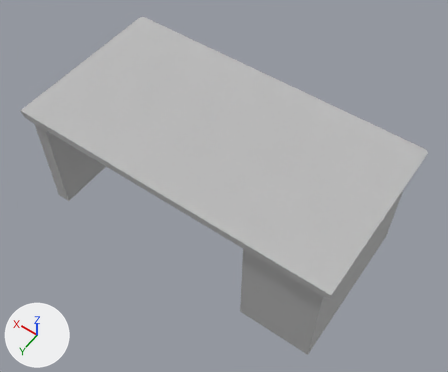
Before and after pictures for a commit that changed the OBJ model Cycle 2/Assets/Models/Desk NEW.obj.
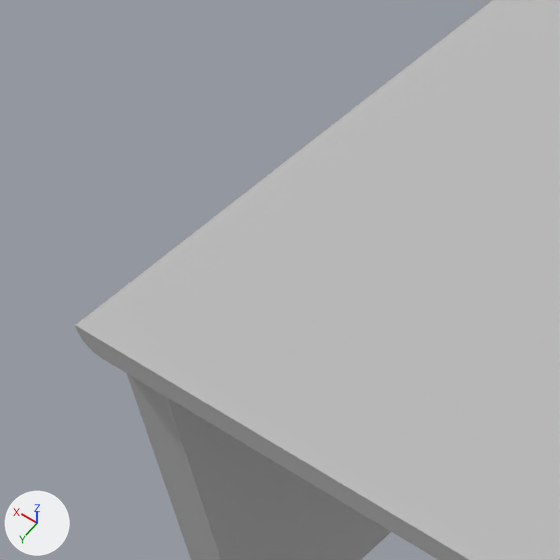
Each version is shown whole from a 50 mm lens placed at (-17.74, 24.04, 42.08), pointed at (-1.01, 0.62, 5.27), then close up on the part from 0% to 34% of the width and 6% to 47% of the height. The lights are fixed; the arrows at lower left show +X, +Y and +Z. Where no turn or scale is listed for an object, it has been applied to the vertices.

The older version as bpy lines, for what is in view:
```python
me_desk_new = bpy.data.meshes.new('Desk NEW')
me_desk_new.from_pydata(...)  # 636 vertices, 618 faces; spans x -12.8..12.8, y -7.0..6.6, z 0.0..10.0
me_desk_new.materials.append(mat_initialshadinggroup)  # grey #bcbcbc
ob_desk_new = bpy.data.objects.new('Desk NEW', me_desk_new)
ob_desk_new.location = (0.0, 0.0, 0.0)
```
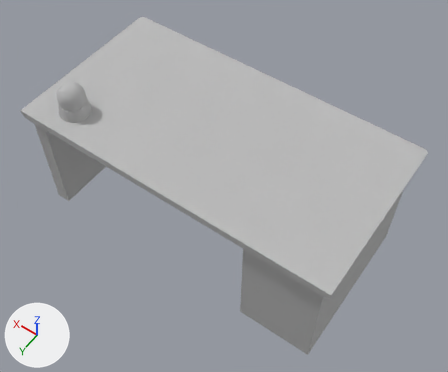
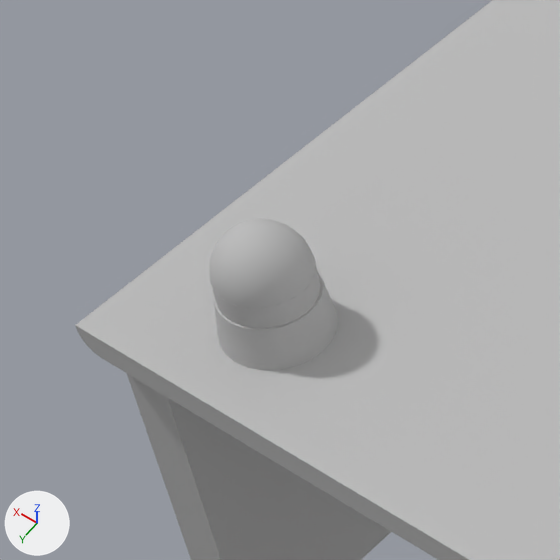
Changed parts and their boxes [x1, y1, x2, y2] in the close-ups (560 x 560 px):
part 1 of me_desk_new, added
    after: [213, 271, 338, 370]
part 2 of me_desk_new, added
    after: [210, 219, 316, 311]
part 3 of me_desk_new, added
    after: [211, 263, 321, 328]

The change, as a diff of the scene's bpy script:
```diff
--- a/Cycle 2/Assets/Models/Desk NEW.obj.py
+++ b/Cycle 2/Assets/Models/Desk NEW.obj.py
@@ me_desk_new @@
 me_desk_new.from_pydata(...)  # 636 vertices, 618 faces; spans x -12.8..12.8, y -7.0..6.6, z 0.0..10.0
 # used by ob_desk_new; location = (0.0, 0.0, 0.0)
+# me_desk_new part 1: a new loose piece, a 24-sided cut cone along z (radius 1.2 at the low end, 1.0 at the high end) spanning x 8.3..10.8, y 3.1..5.5, z 9.5..11.0, in mat_initialshadinggroup (grey #bcbcbc)
+# me_desk_new part 2: a new loose piece, a UV sphere (20 segments, 20 rings, poles along z) spanning x 8.6..10.6, y 3.3..5.3, z 10.5..12.5, in mat_initialshadinggroup (grey #bcbcbc)
+# me_desk_new part 3: a new loose piece, a 24-sided cylinder along z spanning x 8.6..10.6, y 3.3..5.3, z 9.5..11.5, in mat_initialshadinggroup (grey #bcbcbc)
 me_desk_new.materials.append(mat_initialshadinggroup)
```
